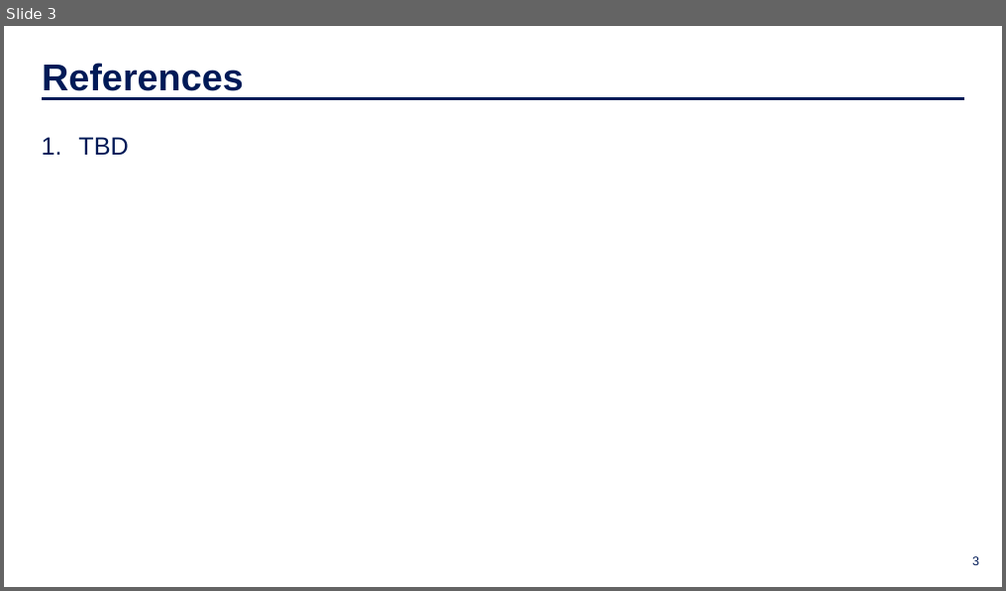
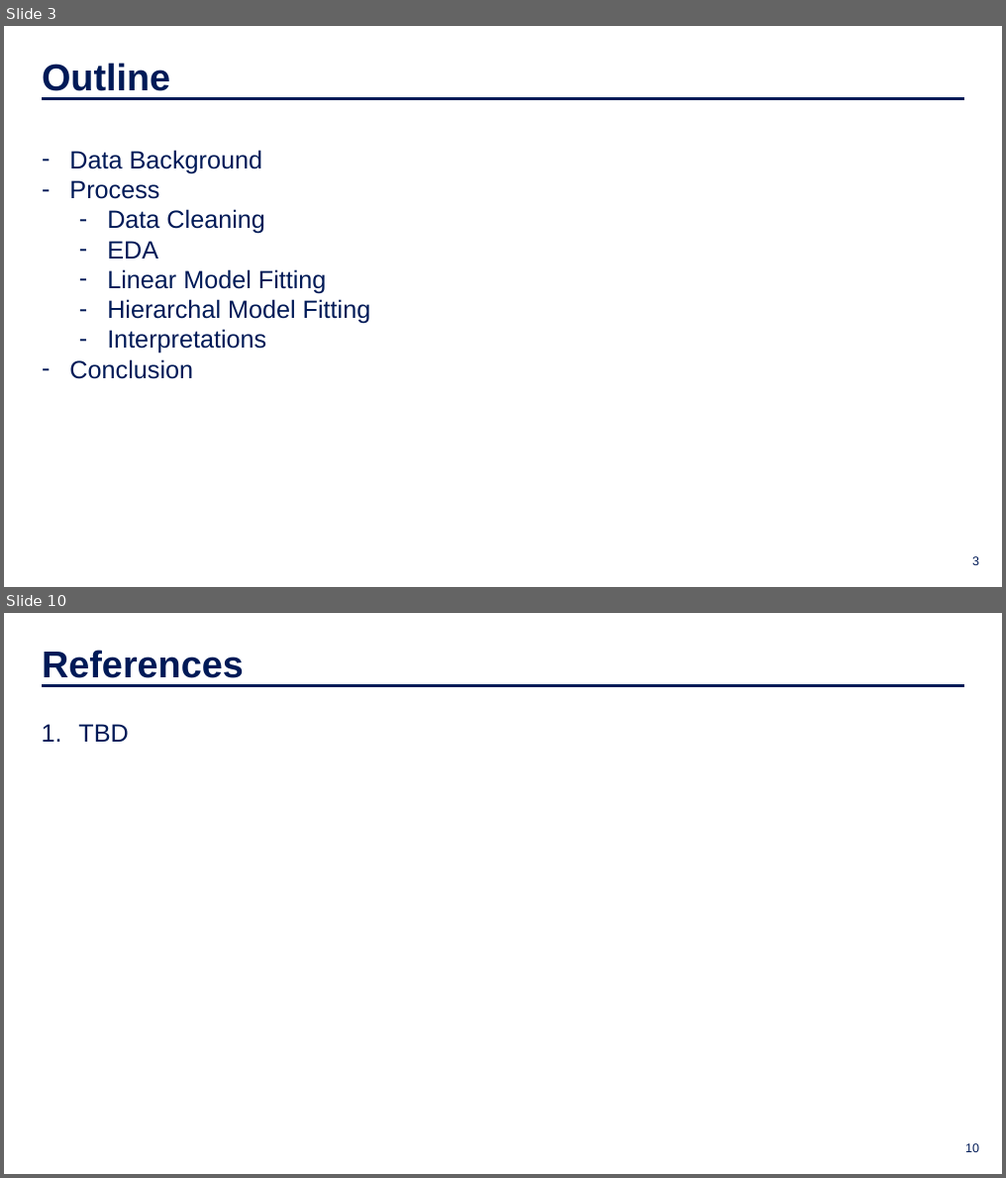
Before and after one commit to IDS-702-F21/team-project-2-streetrx-and-voting-in-nc-yellowfellows, a slide deck: Presentation/slide_deck.pptx. Shown one above the other, each under a label of ours: slide 3 before the commit, slides 3 and 10 after it; the slides between them are not shown. The pictures are 1006x591 and 1006x1178 pixels, drawn with LibreOffice and Linux fonts; fonts in the diff are those of the drawing; background and template pictures are left out. Boxes give left, top, right and bottom in pixels: in the first picture for what was removed or moved away, otherwise in the second. Text is boxed around its words. In the diff, an @@ line names an element or a change of style, - is before the commit and + after.

```diff
--- a/Presentation/slide_deck.pptx
+++ b/Presentation/slide_deck.pptx
@@ slide 3 added at (x1=4, y1=26, x2=1002, y2=587), background picture (left out) @@
@@ text added at (x1=42, y1=63, x2=170, y2=91), 36 pt, text #001A57, bold @@
+Outline
@@ line added from (42, 98) to (964, 98), #001A57 3 pt @@
@@ text added at (x1=69, y1=150, x2=371, y2=379), 24 pt, text #001A57 @@
+– Data Background
+– Process
+  – Data Cleaning
+  – EDA
+  – Linear Model Fitting
+  – Hierarchal Model Fitting
+  – Interpretations
+– Conclusion
@@ page number added at (x1=972, y1=557, x2=979, y2=566), 12 pt, text #001A57 @@
+3
@@ what was slide 3 is now slide 10 @@
@@ page number at (x1=965, y1=1144, x2=979, y2=1153): text changed @@
-3
+10
```
Also in this commit, not shown: 1 slide changed, 6 other slides added, 1 other file.
